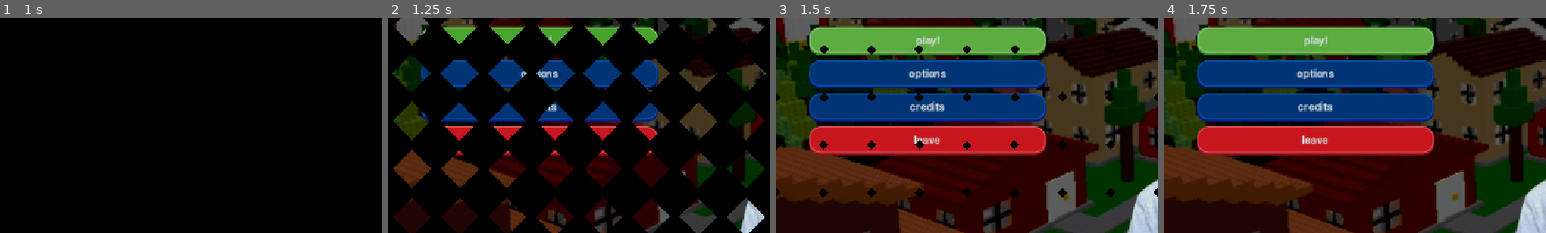
Above: before the commit, frames 1-4 (left to right).
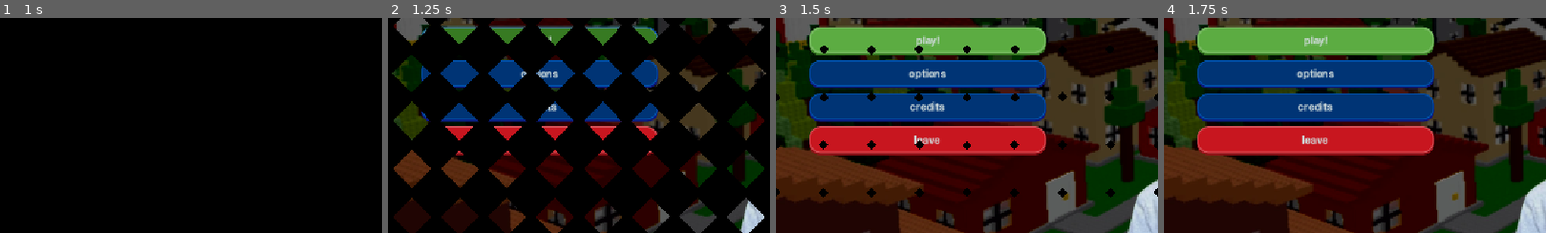
Above: after the commit, the same moments.

Repository: TrueDotBin/ELEVENZTOWN
Game: Godot game, scene res://scenes/ui/splash.tscn
Same seed, same stepped clock (60 frames per second), same inputs: the game is played once before the commit and once after it. Video files are missing from this copy of the repository; at most half a second of black plays in their place. Sound files missing from this copy of the repository are replaced by a short silence.
Inputs (mouse positions are % of the whole screen's width and height, from its top left):
- Up to frame 1 (1 s): tap Enter at 0.5 s; move the mouse to (72, 45) at 0.52 s
- Up to frame 2 (1.25 s): no input
- Up to frame 3 (1.5 s): click "play!" at 1.25 s
- Up to frame 4 (1.75 s): no input
The pictures show only the part of the screen within x 0-50%, y 37-87%; the shares and areas given below are measured in that part.

Frame 1 is identical in both runs. In frame 2, 2.1% of the frame differs, in the area x 8-71%, y 3-13%; in frame 3, nothing differs; in frame 4, nothing differs.

Commit message:
Focus play button

Diff:
--- a/scripts/ui/main_menu.gd
+++ b/scripts/ui/main_menu.gd
@@ -10,5 +10,7 @@
 func _ready() -> void:
 	AudioManager.play_music(main_menu_song)
 
+	play_button.grab_focus()
+
 	if OS.has_feature("mobile") or OS.has_feature("web"):
 		leave_button.hide()
